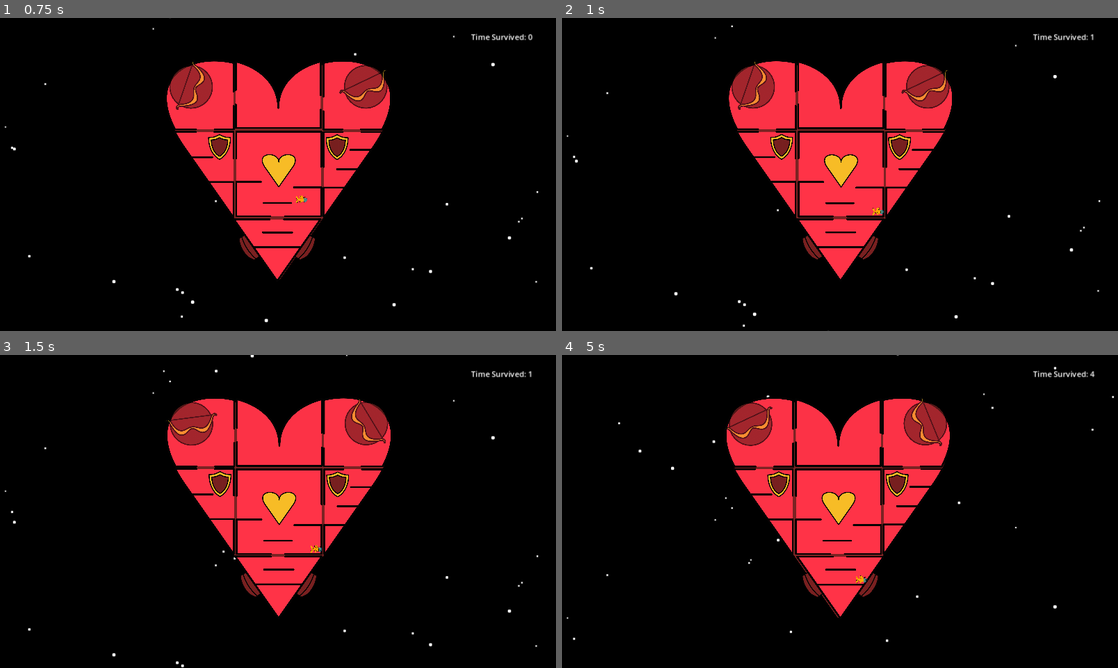
Above: before the commit, frames 1-4 (two rows, left to right).
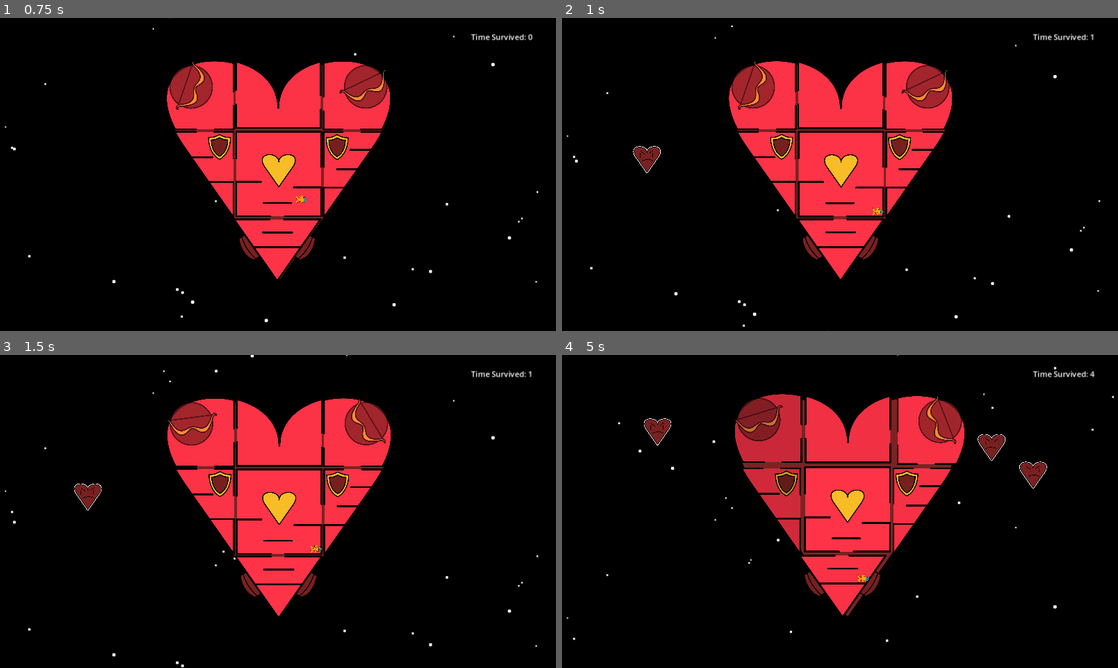
Above: after the commit, the same moments.

Repository: BreannaBre/GodotProject
Game: Godot game, scene res://scenes/main.tscn
Same seed, same stepped clock (60 frames per second), same inputs: the game is played once before the commit and once after it.
Inputs (mouse positions are in pixels of both pictures, inside the frame that each line leads up to):
- Up to frame 1 (0.75 s): move the mouse to (400, 158) at 0.52 s; hold Right (Player1Right) from 0.53 s (still down); tap / (Player1Interact) at 0.6 s; click (400, 158) at 0.67 s
- Up to frame 2 (1 s): keep holding Right (Player1Right); tap Up (Player1Jump) at 0.77 s
- Up to frame 3 (1.5 s): release Right (Player1Right) at 1.25 s; drag from (166, 527) to (278, 511) at 1.27 s
- Up to frame 4 (5 s): move the mouse to (895, 442) at 2.02 s; hold Left (Player1Left) 2.03-2.75 s; tap Down (Player1Weld) at 2.1 s; tap / (Player1Interact) at 2.3, 3.6 s; drag from (812, 574) to (751, 511) at 2.77 s; move the mouse to (1006, 558) at 3.52 s; hold Right (Player1Right) 3.53-4.25 s; tap Up (Player1Jump) at 3.77 s; drag from (673, 464) to (778, 483) at 4.27 s

Frame 1 is identical in both runs. In frame 2, 0.2% of the frame differs, in the area x 12-18%, y 40-50%; in frame 3, 0.2%; in frame 4, 11%, in the area x 14-88%, y 12-84%.

Commit message:
offset shield center'

Diff:
--- a/scenes/shield_left.tscn
+++ b/scenes/shield_left.tscn
@@ -9,6 +9,7 @@
 [node name="ShieldLeft" type="Node2D"]
 script = ExtResource("1_0mx10")
 force = -4.0
+offset_center = Vector2(50, 50)
 
 [node name="Body" type="RigidBody2D" parent="."]
 unique_name_in_owner = true
--- a/scenes/shield_right.tscn
+++ b/scenes/shield_right.tscn
@@ -9,6 +9,7 @@
 [node name="ShieldRight" type="Node2D"]
 modulate = Color(0.158472, 0.158472, 0.158472, 1)
 script = ExtResource("1_8a7hv")
+offset_center = Vector2(-50, 50)
 
 [node name="Body" type="RigidBody2D" parent="."]
 unique_name_in_owner = true
--- a/src/love_bomb.gd
+++ b/src/love_bomb.gd
@@ -6,7 +6,7 @@
 const SPEED := 10000
 const TURN := 60
 const EXPLODE_FORCE := 1
-const DAMAGE_MULT := 0.75
+const DAMAGE_MULT := 0.1
 
 func _ready() -> void:
 	var body_unsafe := get_node("%Body")
@@ -45,11 +45,13 @@
 	var ship := get_tree().get_nodes_in_group("rooms")
 	for room in ship:
 		# idk how to assert this safely
-		assert(room is Room && room.body is RigidBody2D, "Don't touch the rooms group please!")
+		assert(room is Room, "Don't touch the rooms group please!")
 		var safe_room := room as Room
-		var dist := body.global_position.distance_squared_to(safe_room.body.global_position) / 1000
+		var dist := body.global_position.distance_squared_to(
+			safe_room.body.global_position + safe_room.offset_center
+		) / 1000
 		var dir := body.global_position.direction_to(safe_room.body.global_position)
-		var inverse_square := 1000 / maxf(1.0, dist * dist)
+		var inverse_square := 1000 / maxf(1.0, dist)
 		var force := EXPLODE_FORCE * inverse_square
 		var damage := DAMAGE_MULT * inverse_square
 		safe_room.body.apply_impulse(force * dir)
--- a/src/main.gd
+++ b/src/main.gd
@@ -19,8 +19,8 @@
 var enemies: Array[Enemy] = []
 var windowSize := DisplayServer.screen_get_size()
 const SPAWN_DELTA := 0.0625
-const INIT_DELAY := 6.0
-const MIN_DELAY := 3.0
+const INIT_DELAY := 1.0
+const MIN_DELAY := 1.0
 var spawn_delay: float
 var spawn_tick_acc: float
 
--- a/src/room.gd
+++ b/src/room.gd
@@ -9,6 +9,7 @@
 var body: RigidBody2D
 var next_shake: int = 0
 var breakaway: float = 0
+var max_breakaway := 70.0
 var tube: RID
 var welders: Array[RID]
 var host: RigidBody2D
@@ -16,6 +17,7 @@
 var repair_sign: Sprite2D
 var powered := false
 var breakaway_visual := Color(1,1,1,1)
+@export var offset_center := Vector2(0, 0)
 
 # This sets up defaults for the RigidBody2D, so make sure body has been
 # properly assigned!
@@ -42,7 +44,7 @@
 		if breakaway < 0:
 			breakaway = 0
 #Currently color darkens over time, may make modular if that looks better
-	var rgb_values := 1-(breakaway/70)
+	var rgb_values := 1-(breakaway/max_breakaway)
 	if rgb_values < 0.15:
 		rgb_values = 0.15
 	breakaway_visual = Color(rgb_values, rgb_values, rgb_values, 1)
@@ -51,7 +53,7 @@
 func default_physics_process(_delta: float) -> void:
 	if state == ROOM_STATE.ATTACHED:
 		shake()
-		if breakaway > 70:
+		if breakaway > max_breakaway:
 			set_state(ROOM_STATE.DETACHED)
 			pop_off(true)
 
@@ -125,6 +127,5 @@
 func press_button(_pressed: Area2D) -> void:
 	pass
 
-#Deal damage by percent of total health
-func damage(percent: float) -> void:
-	breakaway += percent * 70/100
+func damage(amount: float) -> void:
+	breakaway += amount
Not shown, changed: ideas_and_notes.txt
